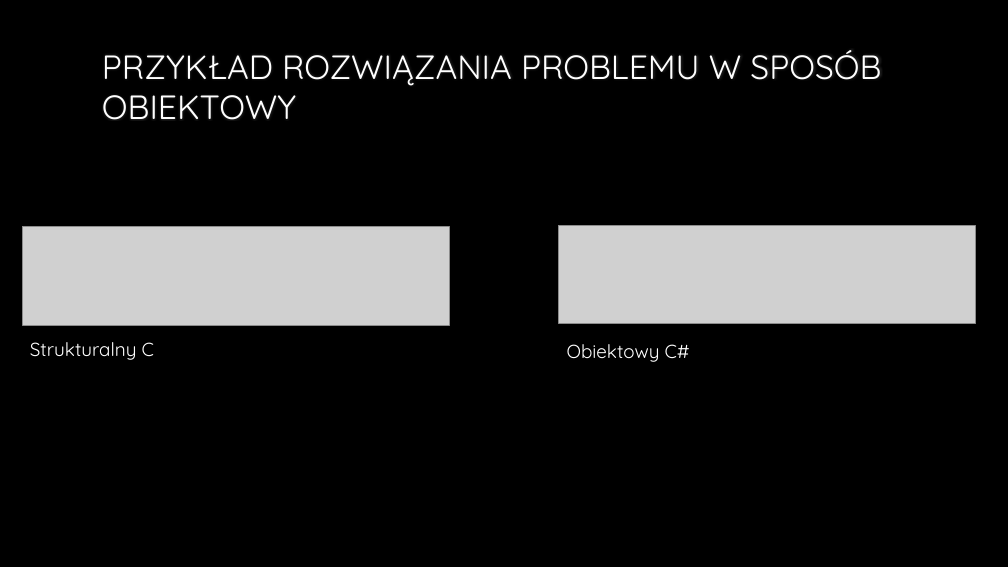
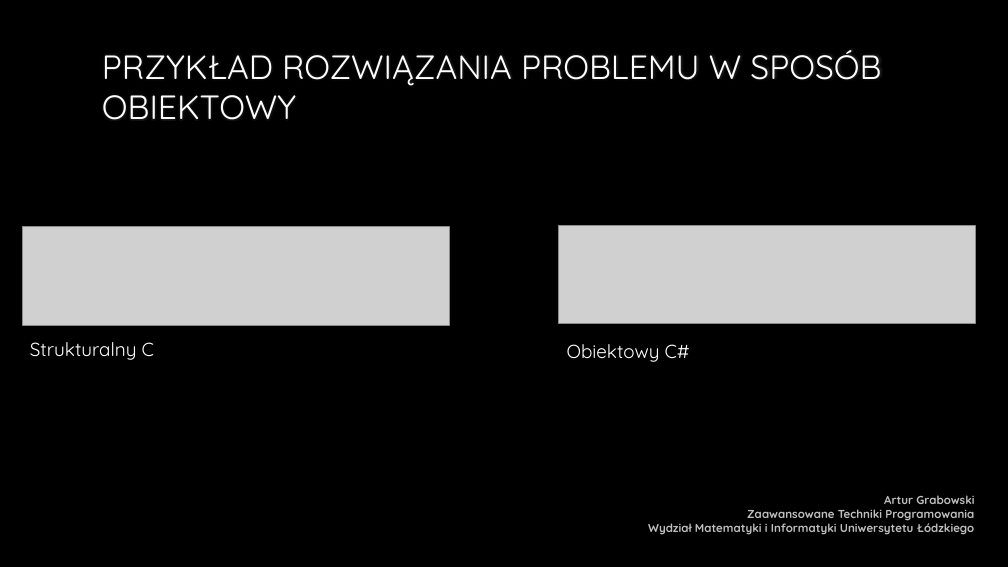
Before and after one commit to markow1997/AdvanceProgrammingTechniques_2223, a slide deck: slide 5 of ArturGrabowski/Presentation_ProblemyObiektowe.pptx. Drawn at 1008x567 pixels with LibreOffice and Linux fonts; fonts in the diff are those of the drawing; grey boxes stand for pictures; background and template pictures are left out. Boxes give left, top, right and bottom in pixels: in the first picture for what was removed or moved away, otherwise in the second. Text is boxed around its words. In the diff, an @@ line names an element or a change of style, - is before the commit and + after.

```diff
--- a/ArturGrabowski/Presentation_ProblemyObiektowe.pptx
+++ b/ArturGrabowski/Presentation_ProblemyObiektowe.pptx
@@ text added at (x1=648, y1=495, x2=974, y2=535), 11 pt, text #BFBFBF, bold @@
+Artur Grabowski
+Zaawansowane Techniki Programowania
+Wydział Matematyki i Informatyki Uniwersytetu Łódzkiego
```
Also in this commit, not shown: 6 other slides changed, 1 other file.
